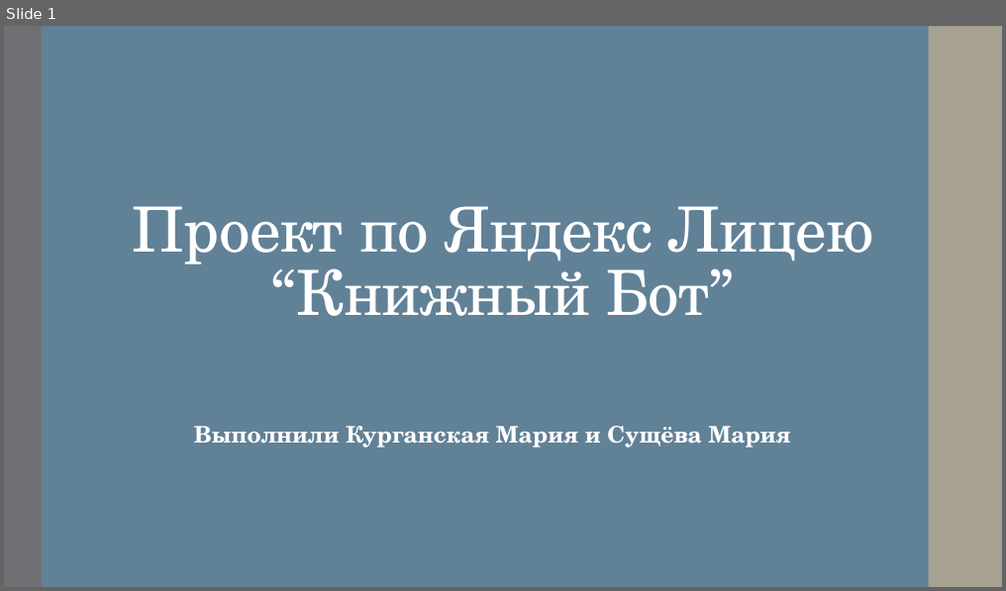
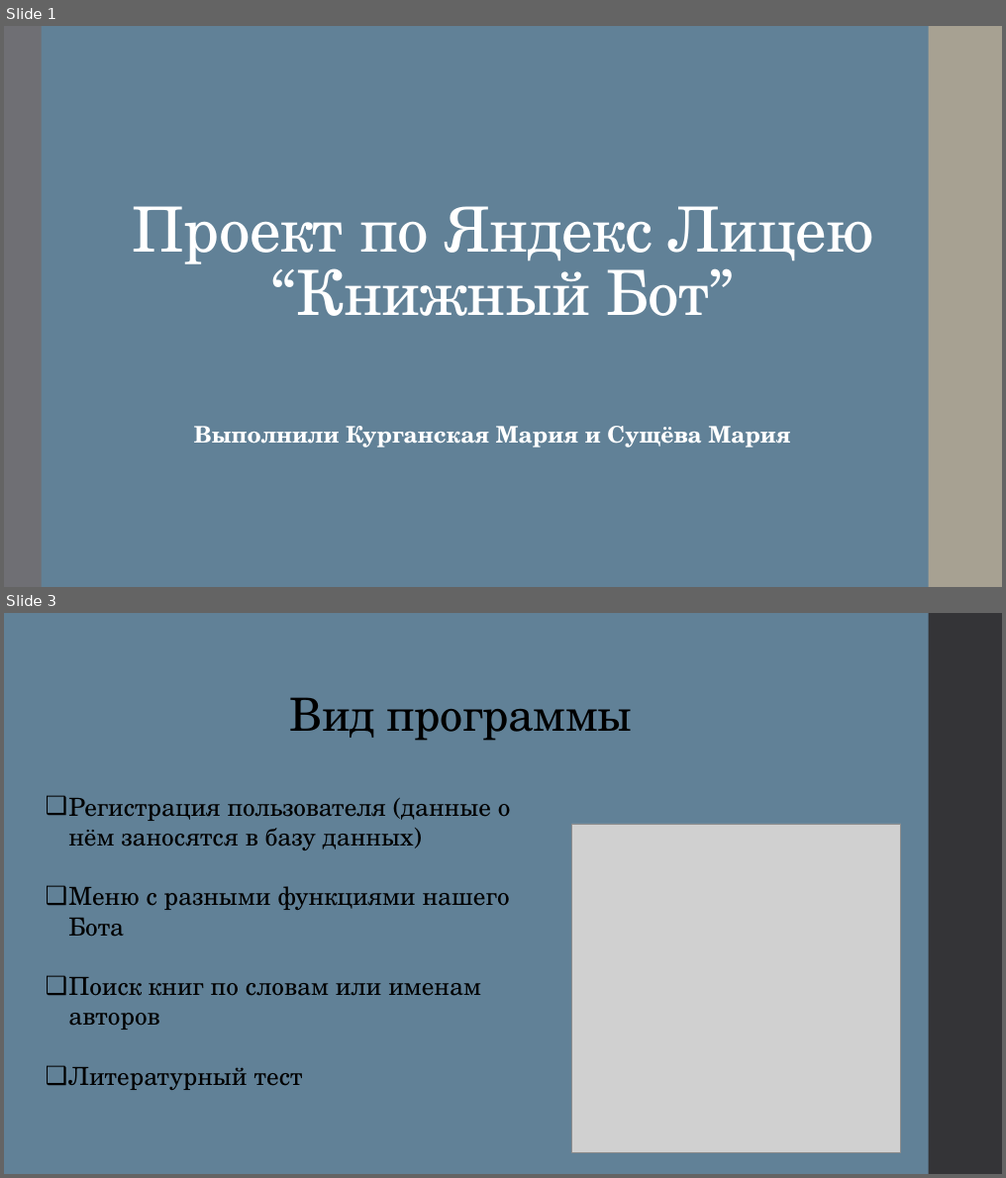
Before and after one commit to Sushcheva/Telegram-, a slide deck: Презентация по проекту.pptx. Shown one above the other, each under a label of ours: slide 1 before the commit, slides 1 and 3 after it; the slides between them are not shown. The pictures are 1006x591 and 1006x1178 pixels, drawn with LibreOffice and Linux fonts; fonts in the diff are those of the drawing; grey boxes stand for pictures. Boxes give left, top, right and bottom in pixels: in the first picture for what was removed or moved away, otherwise in the second. Text is boxed around its words. In the diff, an @@ line names an element or a change of style, - is before the commit and + after.

```diff
--- a/Презентация по проекту.pptx
+++ b/Презентация по проекту.pptx
@@ slide 3 added at (4,613,1002,1174), background #618197 @@
@@ rectangle added at (929,613,1002,1174), fill #353537 @@
@@ title added at (289,697,633,741), 44 pt, text #000000 @@
+Вид программы
@@ text added at (68,798,511,1090), 24 pt, text #000000 @@
+❑ Регистрация пользователя (данные о нём заносятся в базу данных)
+❑ Меню с разными функциями нашего Бота
+❑ Поиск книг по словам или именам авторов
+❑ Литературный тест
@@ picture added at (572,824,901,1153) @@
```
Also in this commit, not shown: 4 slides changed, 5 other slides added, 1 slide removed.
